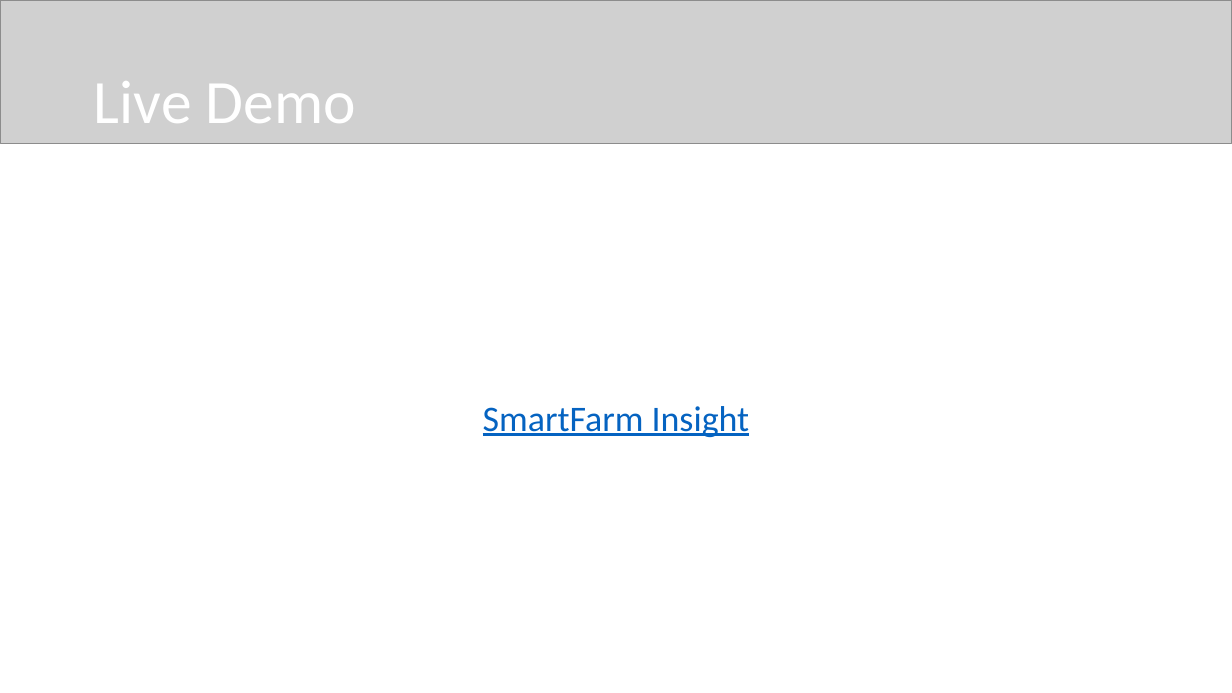
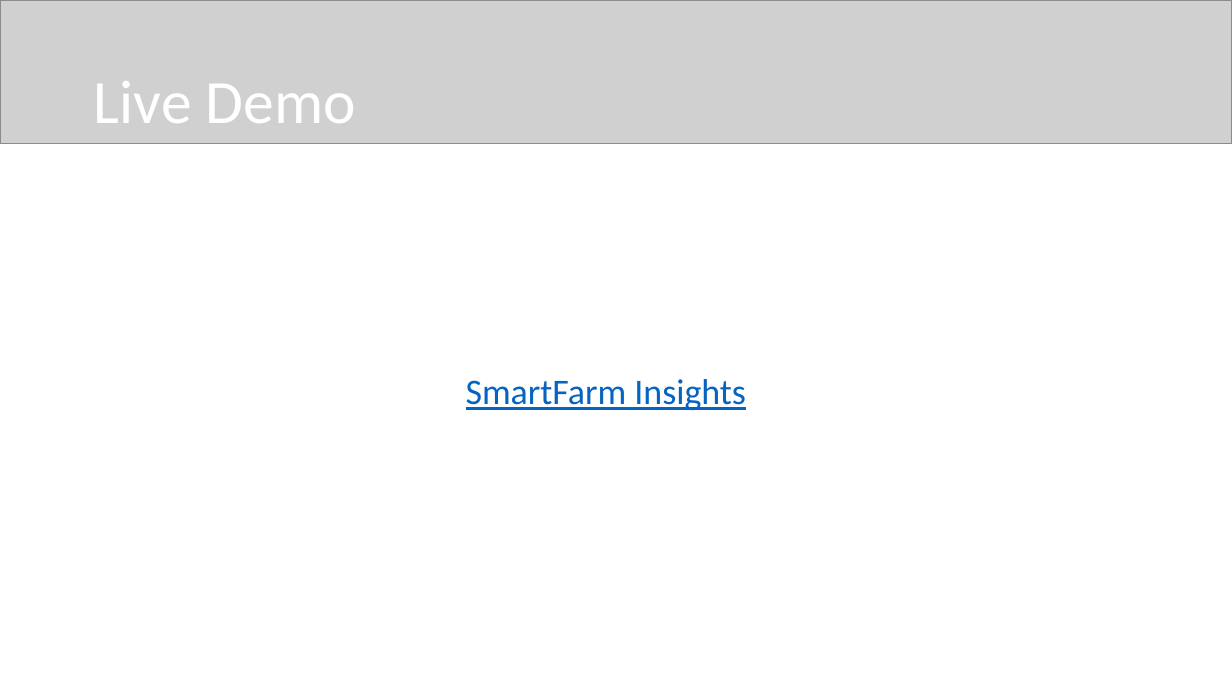
Before and after one commit to benjamin-leiding/FarmInsight-Dashboard-Backend, a slide deck: slide 10 of SmartFarm Insights.pptx. Drawn at 1232x693 pixels with LibreOffice and Linux fonts; fonts in the diff are those of the drawing; grey boxes stand for pictures. Boxes give left, top, right and bottom in pixels: in the first picture for what was removed or moved away, otherwise in the second. Text is boxed around its words. In the diff, an @@ line names an element or a change of style, - is before the commit and + after.

```diff
--- a/SmartFarm Insights.pptx
+++ b/SmartFarm Insights.pptx
@@ text added at (466,379,746,410), 28 pt, text #0563C1, underline @@
+SmartFarm Insights
@@ text removed at (483,406,750,437) @@
-SmartFarm Insight
```
Also in this commit, not shown: 2 other slides changed, 1 slide added, 1 slide removed.
